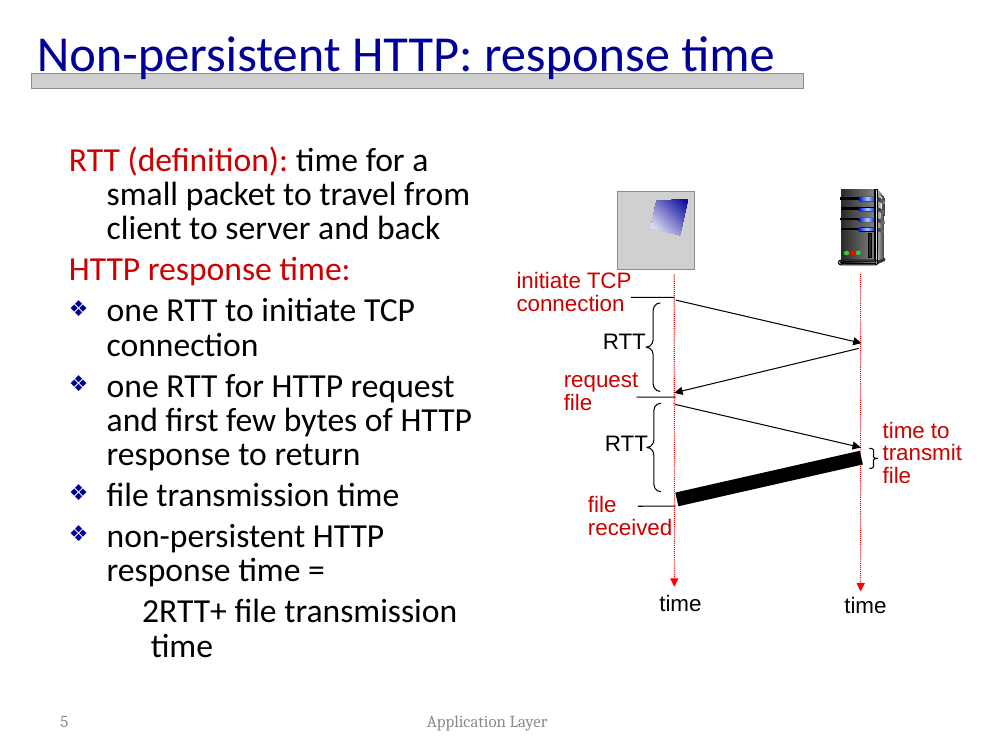
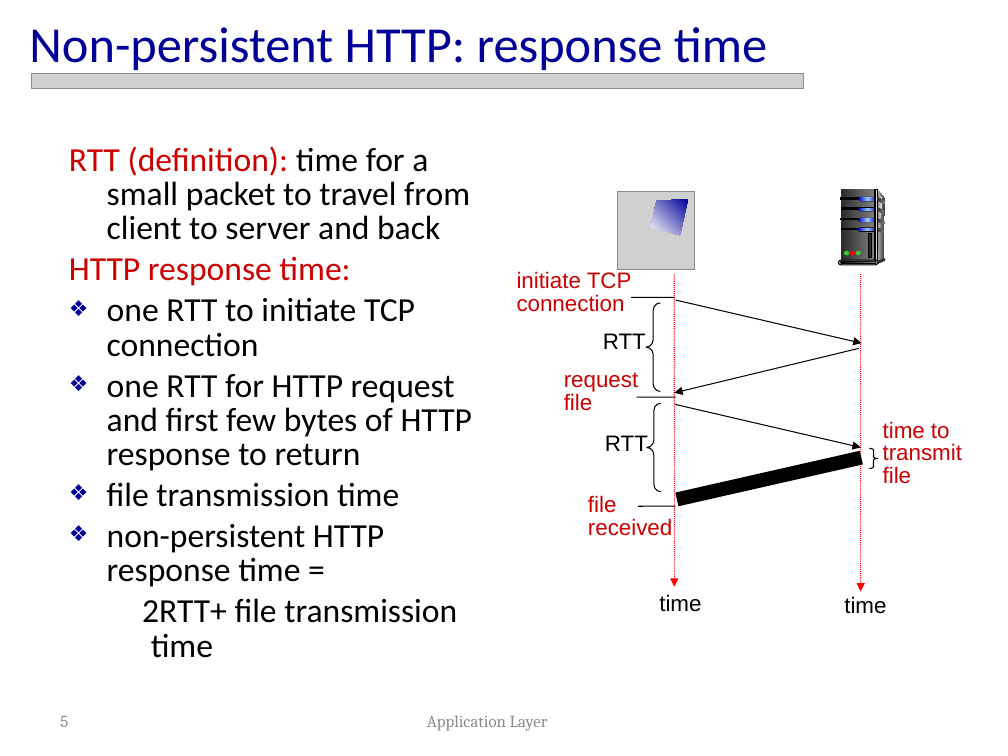
Before and after one commit to guiwecgdiu/UniversityOfBristol, a slide deck: slide 5 of Networked System and Applications/week 16/EENGM0009-2-07-Application Layer-HTTP Persistence(1).pptx. Drawn at 1008x756 pixels with LibreOffice and Linux fonts; fonts in the diff are those of the drawing; grey boxes stand for pictures. Boxes give left, top, right and bottom in pixels: in the first picture for what was removed or moved away, otherwise in the second. Text is boxed around its words. In the diff, an @@ line names an element or a change of style, - is before the commit and + after.

```diff
--- a/Networked System and Applications/week 16/EENGM0009-2-07-Application Layer-HTTP Persistence(1).pptx
+++ b/Networked System and Applications/week 16/EENGM0009-2-07-Application Layer-HTTP Persistence(1).pptx
@@ title "Non-persistent HTTP: response time": place and size @@
-title "Non-persistent HTTP: response time" at [37,36,774,82]
+title "Non-persistent HTTP: response time" at [29,27,767,74]
```
Also in this commit, not shown: 35 other files.
